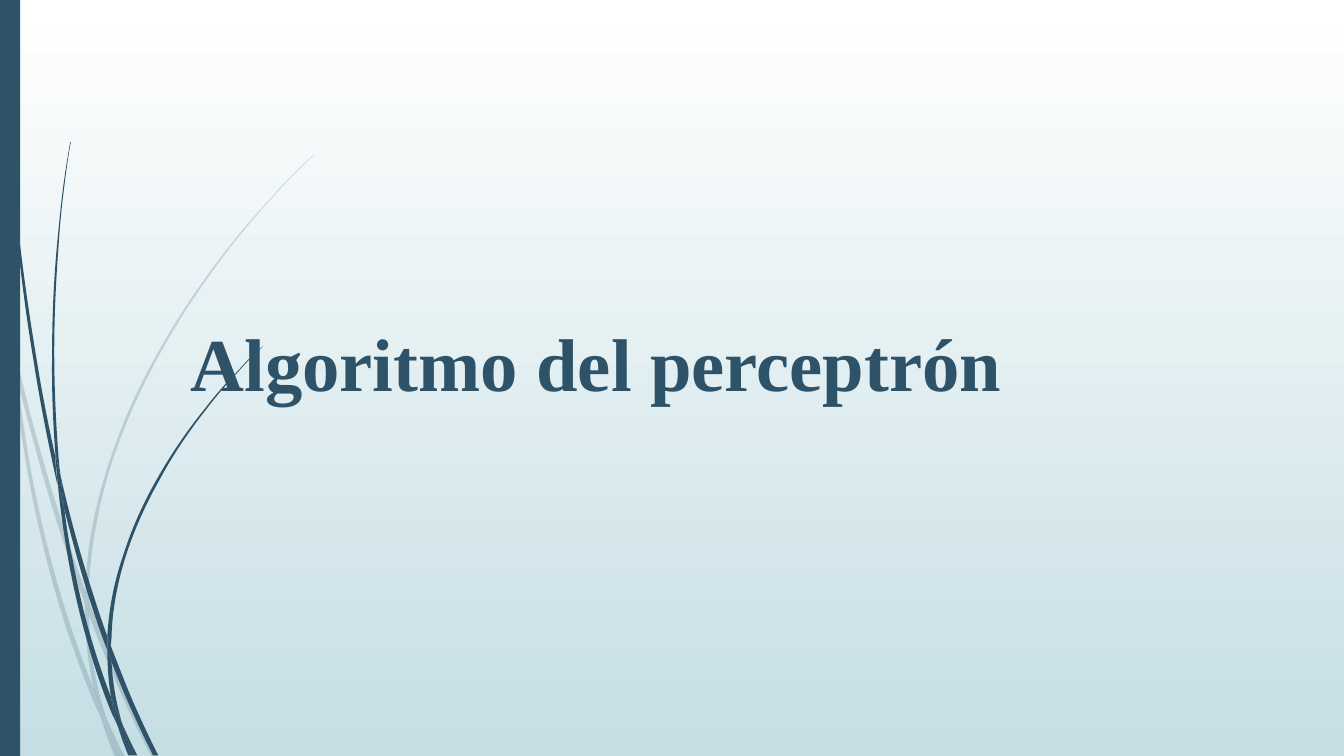
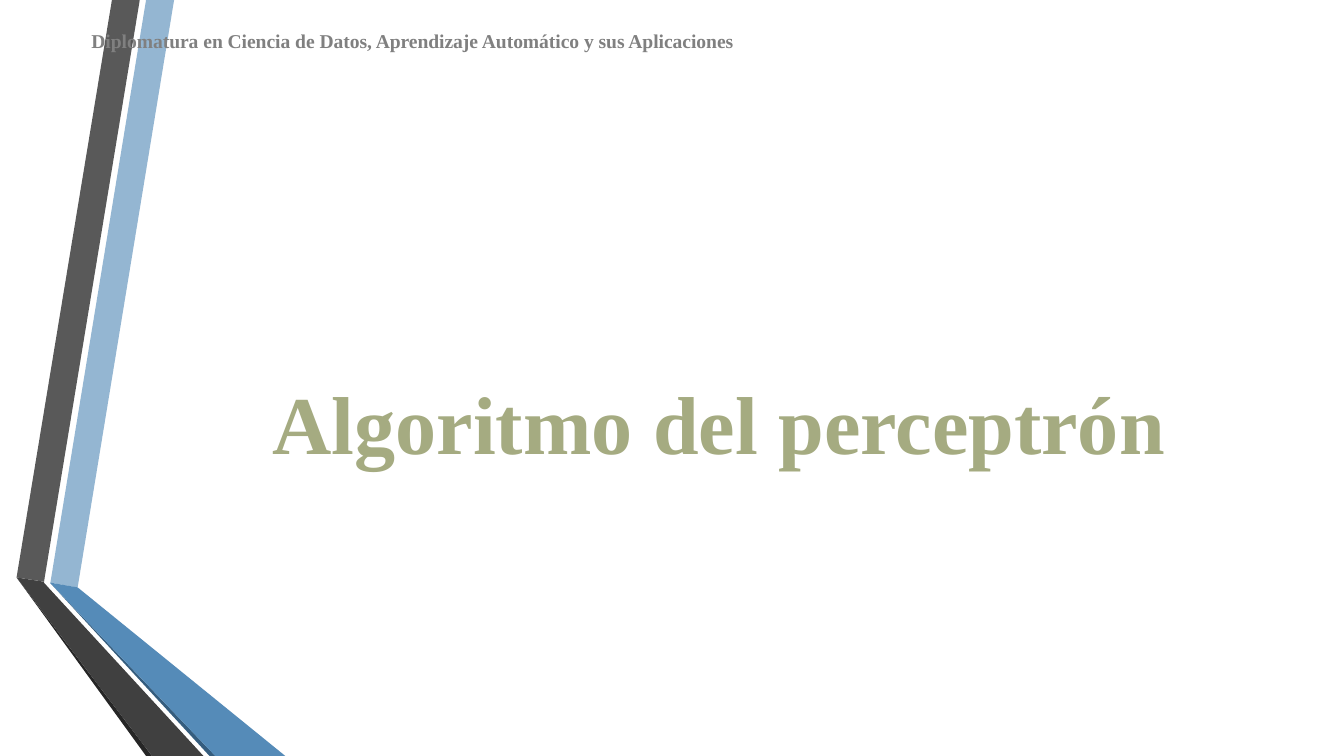
Before and after one commit to DiploDatos/AprendizajeSupervisado, a slide deck: slide 26 of Teórico/Aprendizaje Supervisado - Clase I.ppsx (slide 38 before the commit). Drawn at 1344x756 pixels with LibreOffice and Linux fonts; fonts in the diff are those of the drawing; background and template pictures are left out. Boxes give left, top, right and bottom in pixels: in the first picture for what was removed or moved away, otherwise in the second. Text is boxed around its words. In the diff, an @@ line names an element or a change of style, - is before the commit and + after.

```diff
--- a/Teórico/Aprendizaje Supervisado - Clase I.ppsx
+++ b/Teórico/Aprendizaje Supervisado - Clase I.ppsx
@@ background gradient #FFFFFF to #C5DEE5 to picture (left out) @@
@@ rectangle removed at <box>0,0,20,755</box> @@
@@ freeform shape: place and size @@
-freeform shape at <box>51,142,70,476</box>
+freeform shape at <box>16,0,140,582</box>
@@ freeform shape at <box>16,0,140,582</box>: fill #2E5369 to #595959 @@
@@ freeform shape added at <box>51,0,175,587</box>, fill #94B6D2 @@
@@ text added at <box>91,33,733,53</box>, 10.5 pt, text #808080, bold @@
+Diplomatura en Ciencia de Datos, Aprendizaje Automático y sus Aplicaciones
@@ title "Algoritmo del perceptrón": place and size @@
-title "Algoritmo del perceptrón" at <box>191,339,1001,406</box>
+title "Algoritmo del perceptrón" at <box>273,397,1165,469</box>
@@ title "Algoritmo del perceptrón" at <box>273,397,1165,469</box>: size 40 to 44 pt, text colour #2E5369 to #A5AB81, letter outline none to #355D7E 0.75 pt; vertical alignment bottom to middle @@
@@ freeform shape: place and size @@
-freeform shape at <box>85,603,106,716</box>
+freeform shape at <box>16,578,152,756</box>
@@ freeform shape at <box>16,578,152,756</box>: fill #2E5369 at 20% opacity to #262626 @@
@@ freeform shape added at <box>16,578,203,756</box>, fill #404040 @@
@@ freeform shape: place and size @@
-freeform shape at <box>89,601,156,756</box>
+freeform shape at <box>51,583,216,756</box>
@@ freeform shape at <box>51,583,216,756</box>: fill #2E5369 at 20% opacity to #355D7E @@
@@ freeform shape added at <box>51,583,286,756</box>, fill #558BB8 @@
@@ group removed at <box>0,155,314,756</box>: 8 freeform shapes @@
@@ group removed at <box>3,0,263,756</box>: 11 freeform shapes @@
```
Also in this commit, not shown: 27 other slides changed, 11 slides added, 14 slides removed, 4 other files.
